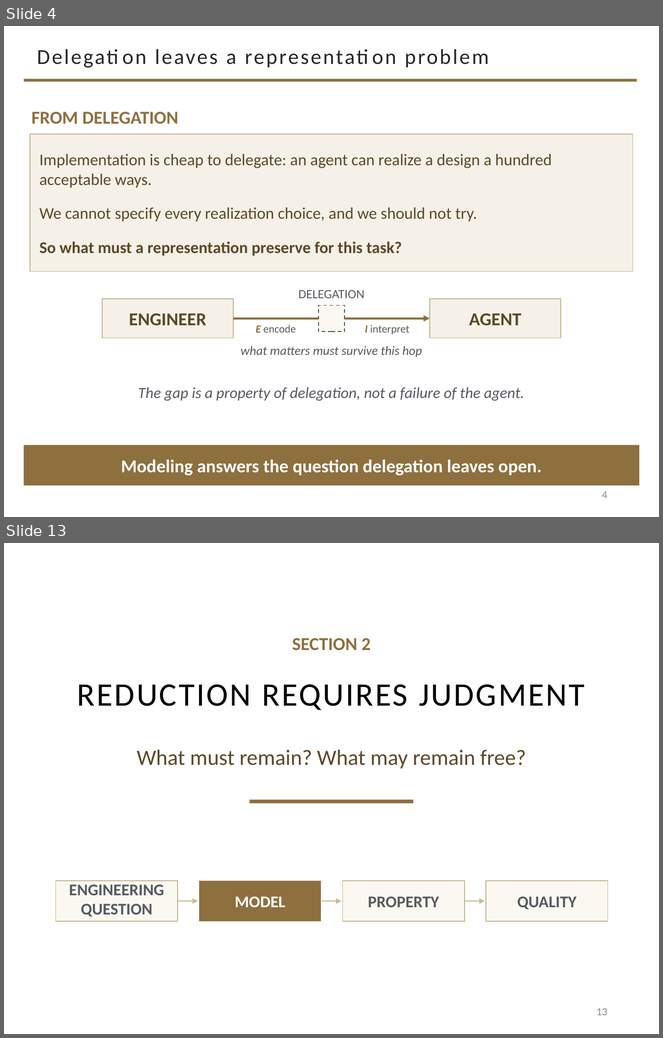
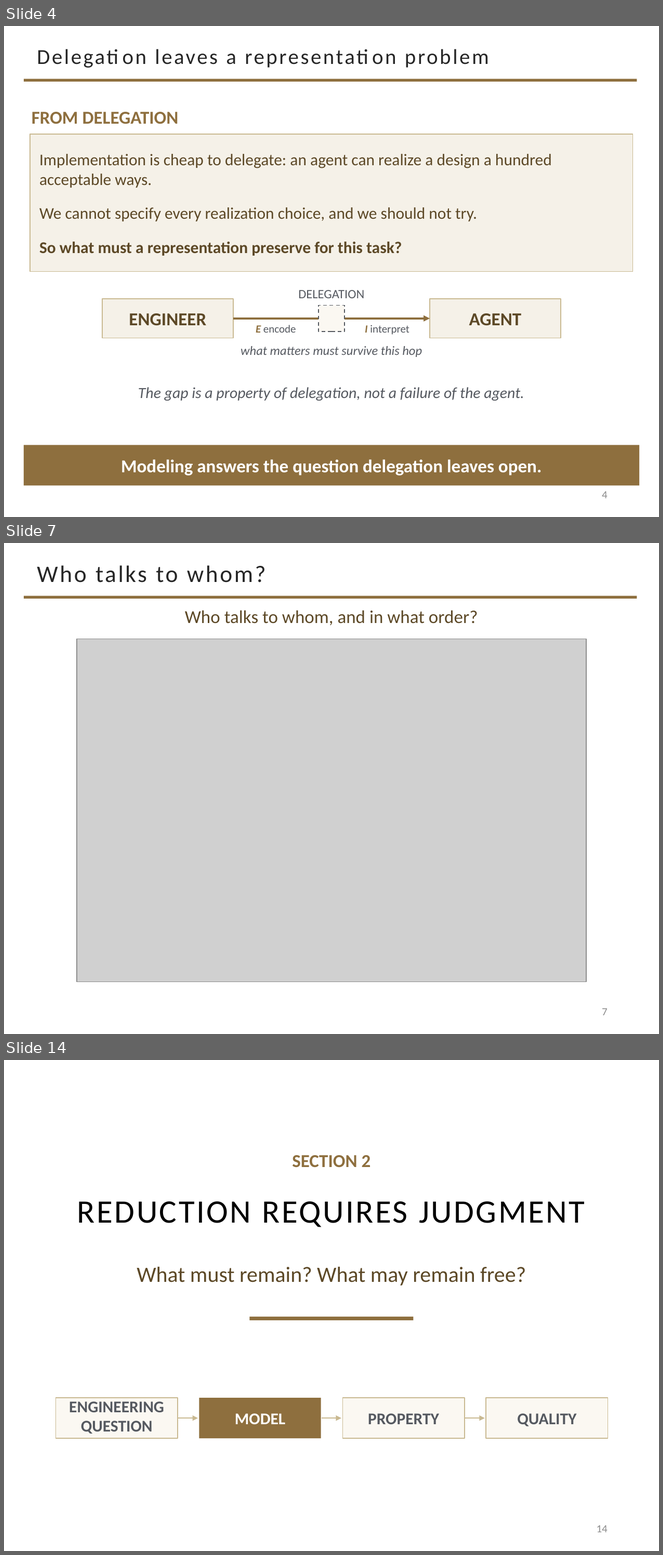
Before and after one commit to davisjam/model-based-agentic-software-engineering, a slide deck: course/lectures/act-2-delegation-and-control/02-modeling/2-2-Modeling-1-Purposeful-Reduction.pptx. Shown one above the other, each under a label of ours: slides 4 and 13 before the commit, slides 4, 7 and 14 after it; the slides between them are not shown. The pictures are 663x1038 and 663x1555 pixels, drawn with LibreOffice and Linux fonts; fonts in the diff are those of the drawing; grey boxes stand for pictures; background and template pictures are left out. Boxes give left, top, right and bottom in pixels: in the first picture for what was removed or moved away, otherwise in the second. Text is boxed around its words. In the diff, an @@ line names an element or a change of style, - is before the commit and + after.

```diff
--- a/course/lectures/act-2-delegation-and-control/02-modeling/2-2-Modeling-1-Purposeful-Reduction.pptx
+++ b/course/lectures/act-2-delegation-and-control/02-modeling/2-2-Modeling-1-Purposeful-Reduction.pptx
@@ slide 7 added at bbox=[4, 543, 659, 1034], background #FFFFFF; not listed: 1 template element that a slide beside it also shows @@
@@ title added at bbox=[37, 565, 266, 583], 26 pt, text #262626 @@
+Who talks to whom?
@@ text added at bbox=[185, 610, 478, 625], 20 pt, text #5C4826 @@
+Who talks to whom, and in what order?
@@ picture added at bbox=[77, 639, 586, 982] @@
@@ page number added at bbox=[602, 1008, 608, 1016], 12 pt, text #8C8C8C @@
+7
@@ what was slide 13 is now slide 14 @@
@@ page number at bbox=[597, 1525, 608, 1533]: text changed @@
-13
+14
```
Also in this commit, not shown: 2 slides changed, 6 other slides added, 6 slides removed, 1 other file.
